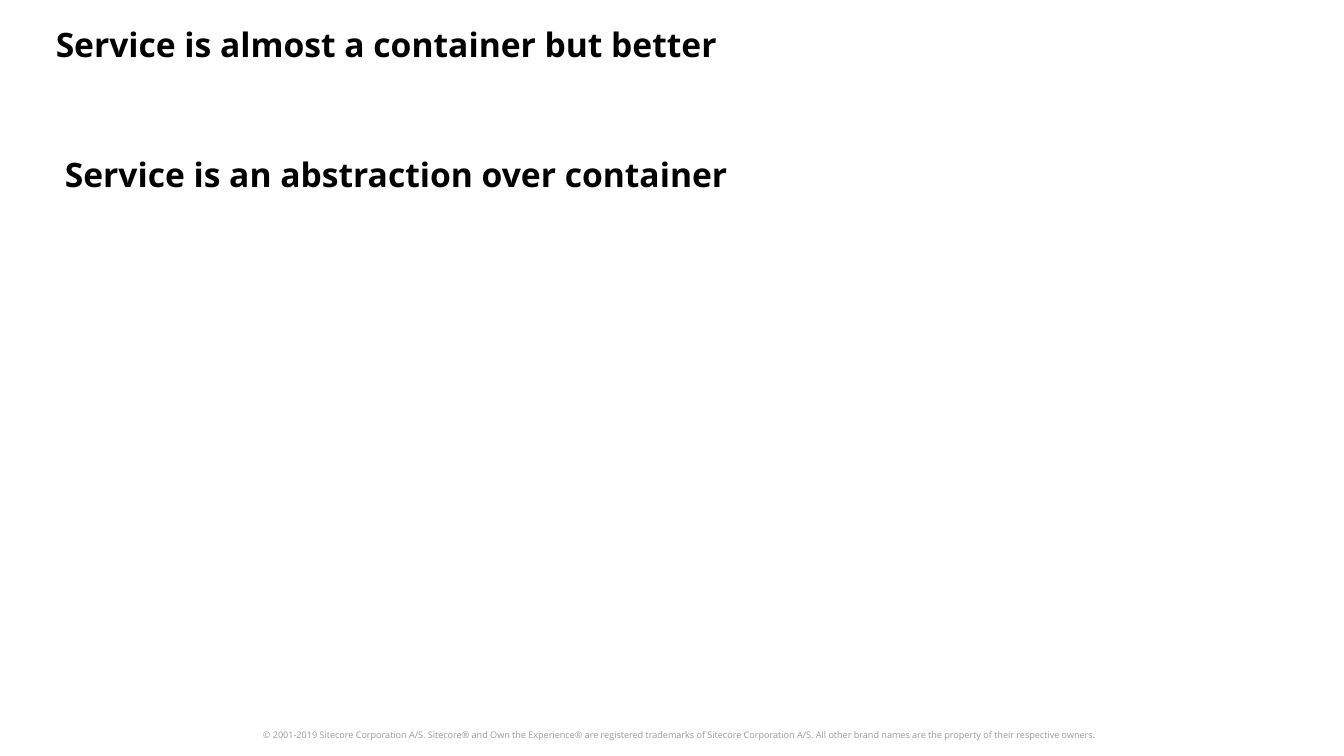
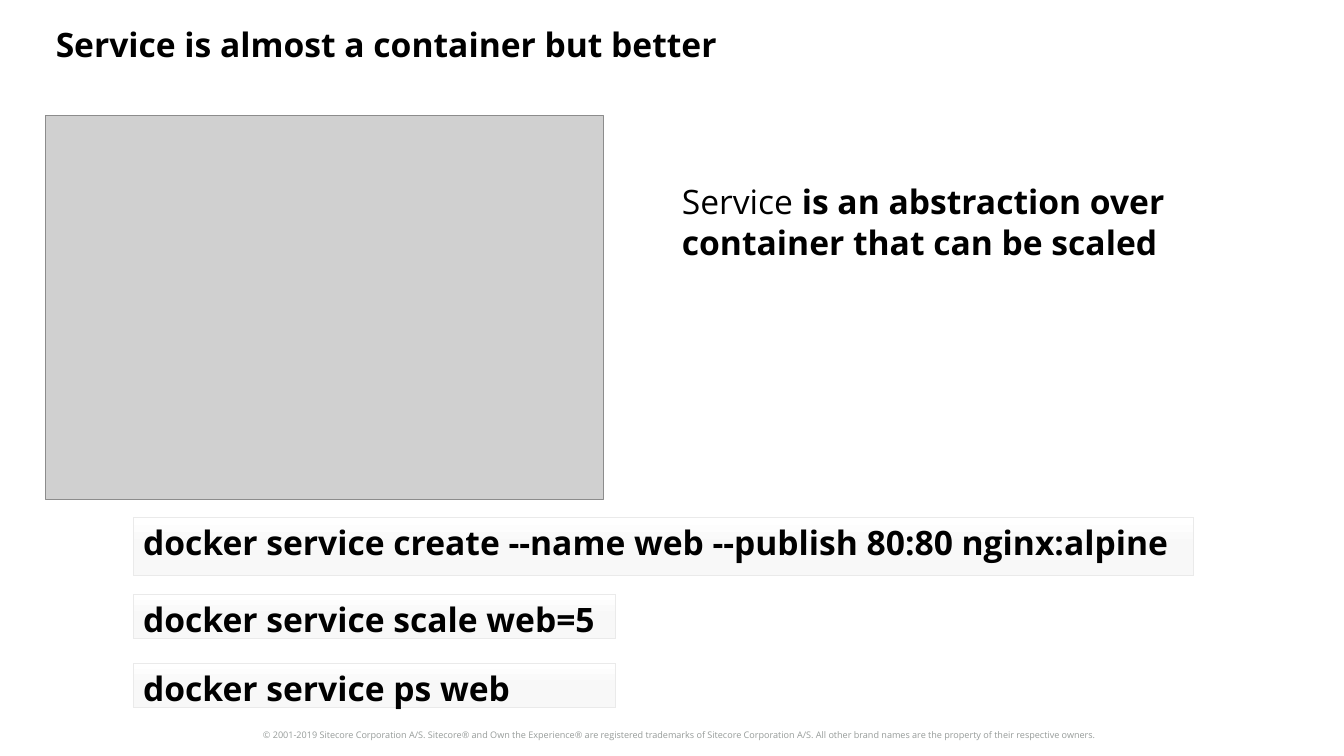
Before and after one commit to tantsyurasergey/DockerTraining, a slide deck: slide 63 of docs/Introduction to Docker.pptx (slide 62 before the commit). Drawn at 1344x756 pixels with LibreOffice and Linux fonts; fonts in the diff are those of the drawing; grey boxes stand for pictures; background and template pictures are left out. Boxes give left, top, right and bottom in pixels: in the first picture for what was removed or moved away, otherwise in the second. Text is boxed around its words. In the diff, an @@ line names an element or a change of style, - is before the commit and + after.

```diff
--- a/docs/Introduction to Docker.pptx
+++ b/docs/Introduction to Docker.pptx
@@ picture added at bbox=[45, 115, 603, 500] @@
@@ text at bbox=[682, 188, 1164, 256]: text changed @@
-Service is an abstraction over container
+Service is an abstraction over container that can be scaled
@@ rectangle added at bbox=[133, 517, 1194, 575], fill gradient #FFFFFF to #F8F8F8, outline #EAEAEA 0.5 pt, 24 pt, text #000000, bold @@
+docker service create --name web --publish 80:80 nginx:alpine
@@ rectangle added at bbox=[133, 594, 616, 638], fill gradient #FFFFFF to #F8F8F8, outline #EAEAEA 0.5 pt, 24 pt, text #000000, bold @@
+docker service scale web=5
@@ rectangle added at bbox=[133, 663, 616, 708], fill gradient #FFFFFF to #F8F8F8, outline #EAEAEA 0.5 pt, 24 pt, text #000000, bold @@
+docker service ps web
```
Also in this commit, not shown: 2 slides removed.
